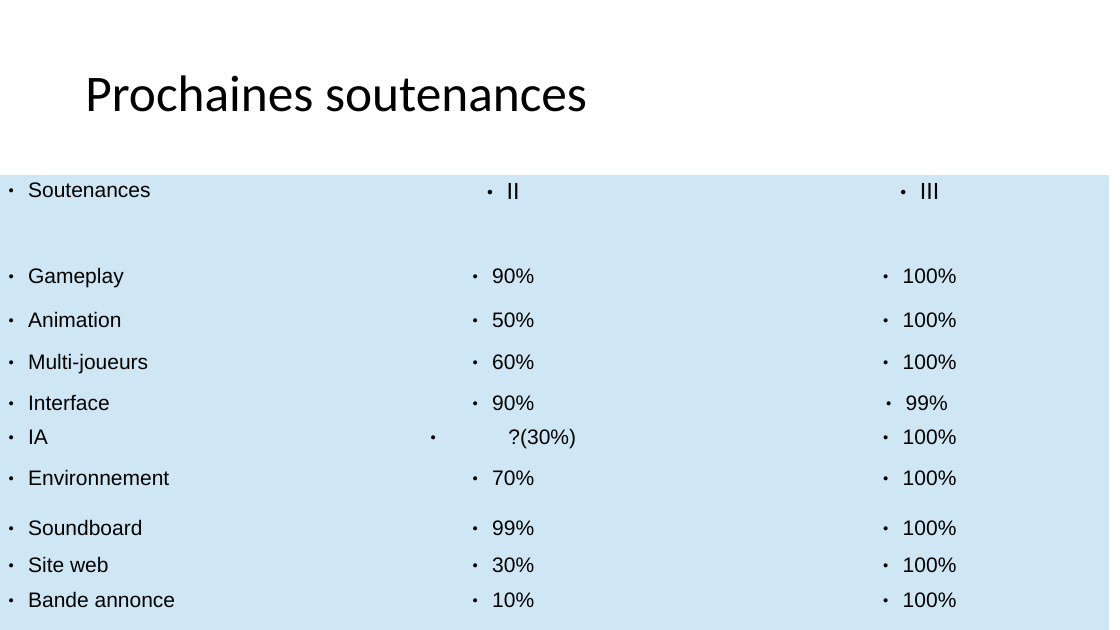
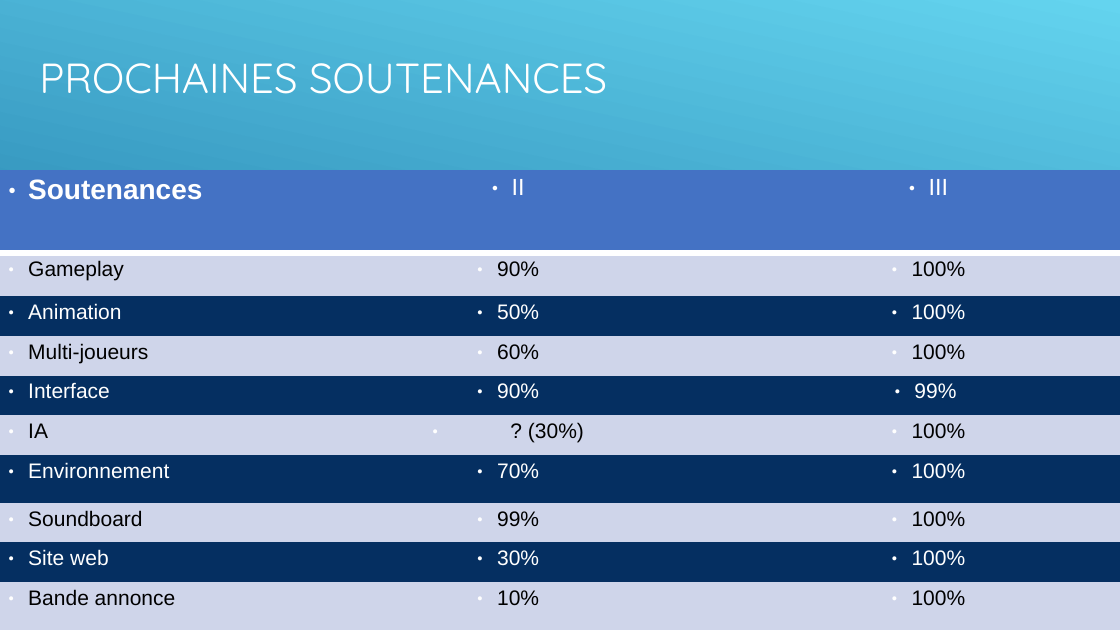
Before and after one commit to AlexandrEpita/Bizarre-Chess-Adventure, a slide deck: slide 12 of diapo soutenance.odp (slide 9 before the commit). Drawn at 1120x630 pixels with LibreOffice and Linux fonts; fonts in the diff are those of the drawing. Boxes give left, top, right and bottom in pixels: in the first picture for what was removed or moved away, otherwise in the second. Text is boxed around its words. In the diff, an @@ line names an element or a change of style, - is before the commit and + after.

```diff
--- a/diapo soutenance.odp
+++ b/diapo soutenance.odp
@@ background #FFFFFF to gradient #64D4EF to #06588E @@
@@ title at (39,63,607,94): text changed; size 44 to 36 pt; font Calibri to Quicksand; text colour #000000 to #FFFFFF @@
-Prochaines soutenances
+PROCHAINES SOUTENANCES
@@ table at (0,171,1120,630) @@
-row 6, column 3: ?(30%)
+row 6, column 3: ? (30%)
@@ fill #CFE7F5 to #4472C4 in row 1 @@
@@ fill #CFE7F5 to #CFD5EA in 20 cells @@
@@ fill #CFE7F5 to #052F61 in 16 cells @@
@@ size 18 to 24 pt, bold on in "Soutenances" @@
@@ text colour #000000 to #FFFFFF in "Soutenances", "II", "III", "Animation" and 11 more places @@
@@ bullet colour #000000 to #FFFFFF @@
@@ borders changed @@
@@ table: place and size @@
-table at (0,175,1110,630)
+table at (0,171,1120,630)
@@ group added at (846,272,1120,567): 5 lines @@
```
Also in this commit, not shown: 9 other slides changed, 3 slides added.
